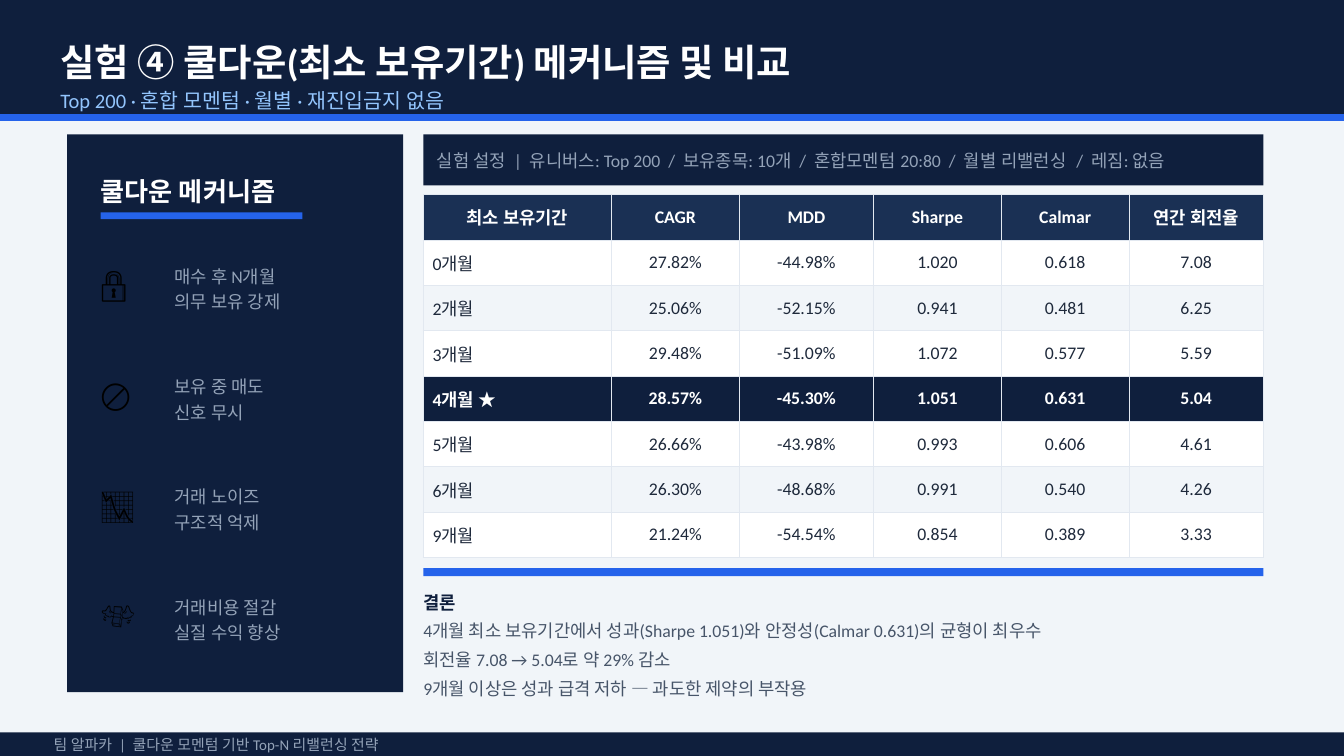
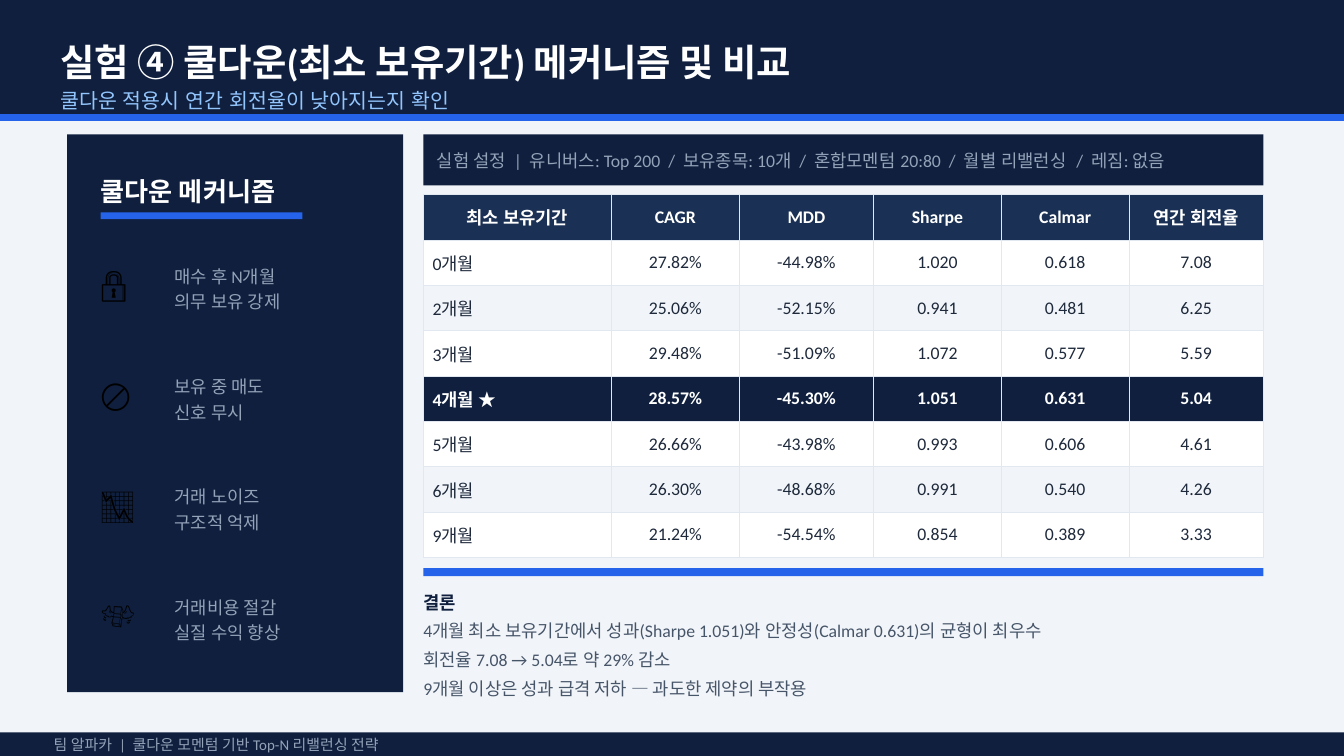
Before and after one commit to pdhman/KDT-AI-, a slide deck: slide 13 of 1조_결과보고서_알파카_쿨다운모멘텀전략.pptx. Drawn at 1344x756 pixels with LibreOffice and Linux fonts; fonts in the diff are those of the drawing. Boxes give left, top, right and bottom in pixels: in the first picture for what was removed or moved away, otherwise in the second. Text is boxed around its words. In the diff, an @@ line names an element or a change of style, - is before the commit and + after.

```diff
--- a/1조_결과보고서_알파카_쿨다운모멘텀전략.pptx
+++ b/1조_결과보고서_알파카_쿨다운모멘텀전략.pptx
@@ text at [60,91,449,110]: text changed @@
-Top 200 · 혼합 모멘텀 · 월별 · 재진입금지 없음
+쿨다운 적용시 연간 회전율이 낮아지는지 확인
```
Also in this commit, not shown: 10 other slides changed, 2 other files.
